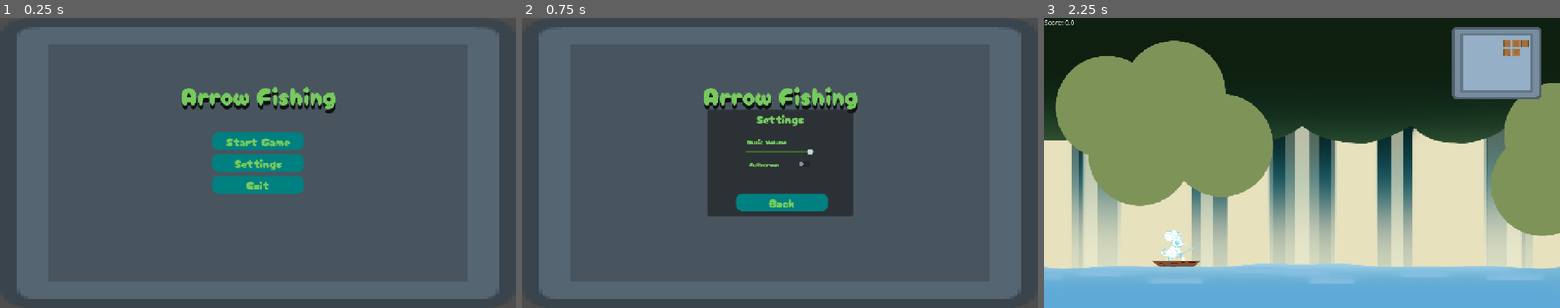
Above: before the commit, frames 1-3 (left to right).
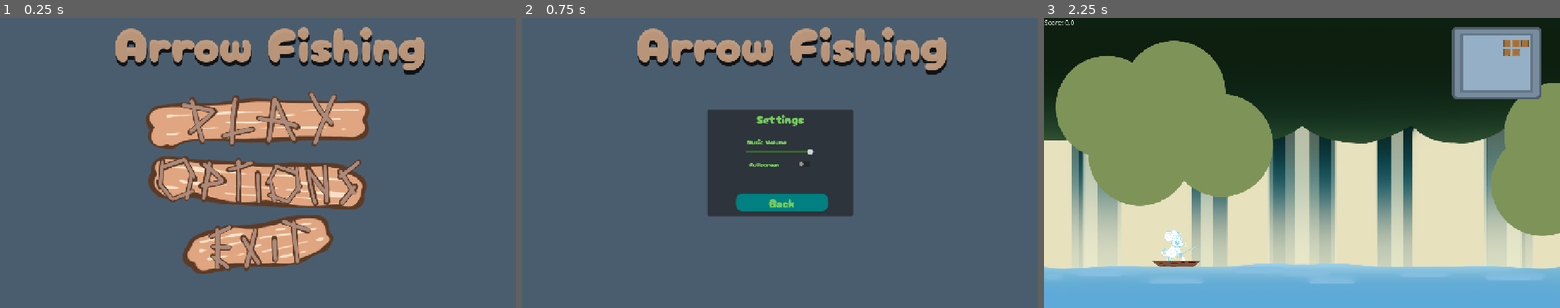
Above: after the commit, the same moments.

Repository: Meoah/Team-Awesome
Game: Godot game, scene res://scenes/game/main_menu.tscn
Two runs of this game, one before a commit and one after it. Both use one fixed random seed, a clock stepped at 60 frames per second and the inputs below.
Inputs (mouse positions are in pixels of both pictures, inside the frame that each line leads up to; where the layout moved, square brackets give the same spot in the first picture):
- Up to frame 1 (0.25 s): no input
- Up to frame 2 (0.75 s): click (780, 183) [780, 163] at 0.5 s
- Up to frame 3 (2.25 s): click "Back" at 1.25 s; click (1302, 122) [1302, 139] at 2 s

The runs differ from the first frame. In frame 1, 35% of the frame differs, in the area x 0-100%, y 0-100%; in frame 2, 18%; in frame 3, nothing differs.

Commit message:
Changed main menu layout
Changed menu buttons to texture buttons and added images.
Changed background(temporary) to match buttons.

Diff:
--- a/scenes/game/main_menu.tscn
+++ b/scenes/game/main_menu.tscn
@@ -1,15 +1,16 @@
-[gd_scene load_steps=14 format=3 uid="uid://bs6fqe1euvjxa"]
+[gd_scene load_steps=16 format=3 uid="uid://bs6fqe1euvjxa"]
 
 [ext_resource type="Script" uid="uid://c5uuc65y6jov" path="res://scripts/game/main_menu.gd" id="1_fpthd"]
-[ext_resource type="Texture2D" uid="uid://mrwdcjhpn1jb" path="res://assets/textures/ui/panel_grey_dark.png" id="2_bto60"]
 [ext_resource type="FontFile" uid="uid://ciwjf56aydm2a" path="res://assets/fonts/CherryBombOne-Regular.ttf" id="3_16onh"]
+[ext_resource type="Texture2D" uid="uid://dylf5rrqe6bh1" path="res://assets/textures/ui/Options_Button.png" id="4_6hh85"]
+[ext_resource type="Texture2D" uid="uid://v6txl6dvukk5" path="res://assets/textures/ui/Play_Button.png" id="4_bto60"]
 [ext_resource type="AudioStream" uid="uid://d0uy7uecr3cvv" path="res://assets/audio/bgm/1-01 Introduction.mp3" id="4_fpthd"]
+[ext_resource type="Texture2D" uid="uid://dxgpb3qp4tll" path="res://assets/textures/ui/Exit_Button.png" id="5_1f7y1"]
 [ext_resource type="Script" uid="uid://c2kycjhjsowfw" path="res://scripts/ui/audio_volume.gd" id="5_df05h"]
 [ext_resource type="Script" uid="uid://bubl3cxipu10w" path="res://scripts/ui/fullscreen_control.gd" id="6_8um5k"]
 
-[sub_resource type="StyleBoxTexture" id="StyleBoxTexture_e6quo"]
-texture = ExtResource("2_bto60")
-modulate_color = Color(0.7162962, 0.7162962, 0.7162962, 1)
+[sub_resource type="StyleBoxFlat" id="StyleBoxFlat_16onh"]
+bg_color = Color(0.2901961, 0.3647059, 0.43137255, 1)
 
 [sub_resource type="StyleBoxFlat" id="StyleBoxFlat_kenku"]
 bg_color = Color(0, 0.5019608, 0.5019608, 1)
@@ -62,7 +63,7 @@
 anchor_bottom = 1.0
 grow_horizontal = 2
 grow_vertical = 2
-theme_override_styles/panel = SubResource("StyleBoxTexture_e6quo")
+theme_override_styles/panel = SubResource("StyleBoxFlat_16onh")
 
 [node name="MainButtons" type="VBoxContainer" parent="."]
 layout_mode = 1
@@ -71,75 +72,50 @@
 anchor_top = 0.5
 anchor_right = 0.5
 anchor_bottom = 0.5
-offset_left = -114.25
-offset_top = -76.0
-offset_right = 114.25
-offset_bottom = 76.0
+offset_left = -330.0
+offset_top = -178.0
+offset_right = 330.0
+offset_bottom = 278.0
 grow_horizontal = 2
 grow_vertical = 2
 theme_override_constants/separation = 10
 
-[node name="StartButton" type="Button" parent="MainButtons"]
-layout_mode = 2
-theme_override_colors/font_color = Color(0.46247053, 0.792735, 0.36279032, 1)
-theme_override_colors/font_pressed_color = Color(0.4627451, 0.7921569, 0.3647059, 1)
-theme_override_colors/font_hover_color = Color(0.4627451, 0.7921569, 0.3647059, 1)
-theme_override_colors/font_outline_color = Color(0, 0, 0, 1)
-theme_override_fonts/font = ExtResource("3_16onh")
-theme_override_font_sizes/font_size = 30
-theme_override_styles/normal = SubResource("StyleBoxFlat_kenku")
-theme_override_styles/pressed = SubResource("StyleBoxFlat_e6quo")
-theme_override_styles/hover = SubResource("StyleBoxFlat_onc8m")
-theme_override_styles/focus = SubResource("StyleBoxEmpty_onc8m")
-text = "Start Game
-"
-
-[node name="SettingsButton" type="Button" parent="MainButtons"]
-layout_mode = 2
-theme_override_colors/font_color = Color(0.46247053, 0.792735, 0.36279032, 1)
-theme_override_colors/font_pressed_color = Color(0.4627451, 0.7921569, 0.3647059, 1)
-theme_override_colors/font_hover_color = Color(0.4627451, 0.7921569, 0.3647059, 1)
-theme_override_fonts/font = ExtResource("3_16onh")
-theme_override_font_sizes/font_size = 30
-theme_override_styles/normal = SubResource("StyleBoxFlat_kenku")
-theme_override_styles/pressed = SubResource("StyleBoxFlat_e6quo")
-theme_override_styles/hover = SubResource("StyleBoxFlat_onc8m")
-theme_override_styles/focus = SubResource("StyleBoxEmpty_onc8m")
-text = "Settings
-"
-
-[node name="ExitButton" type="Button" parent="MainButtons"]
-layout_mode = 2
-theme_override_colors/font_color = Color(0.46247053, 0.792735, 0.36279032, 1)
-theme_override_colors/font_pressed_color = Color(0.4627451, 0.7921569, 0.3647059, 1)
-theme_override_colors/font_hover_color = Color(0.4627451, 0.7921569, 0.3647059, 1)
-theme_override_fonts/font = ExtResource("3_16onh")
-theme_override_font_sizes/font_size = 30
-theme_override_styles/normal = SubResource("StyleBoxFlat_kenku")
-theme_override_styles/pressed = SubResource("StyleBoxFlat_e6quo")
-theme_override_styles/hover = SubResource("StyleBoxFlat_onc8m")
-theme_override_styles/focus = SubResource("StyleBoxEmpty_onc8m")
-text = "Exit
-"
+[node name="PlayButton" type="TextureButton" parent="MainButtons"]
+custom_minimum_size = Vector2(300, 150)
+layout_mode = 2
+size_flags_horizontal = 4
+texture_normal = ExtResource("4_bto60")
+
+[node name="OptionsButton" type="TextureButton" parent="MainButtons"]
+layout_mode = 2
+size_flags_horizontal = 4
+size_flags_vertical = 8
+texture_normal = ExtResource("4_6hh85")
+
+[node name="ExitButton" type="TextureButton" parent="MainButtons"]
+layout_mode = 2
+size_flags_horizontal = 4
+size_flags_vertical = 8
+texture_normal = ExtResource("5_1f7y1")
 
 [node name="Label" type="Label" parent="."]
 layout_mode = 1
-anchors_preset = -1
-anchor_left = 0.514
-anchor_top = 0.446
-anchor_right = 0.514
-anchor_bottom = 0.446
-offset_left = -209.62799
-offset_top = -175.008
-offset_right = 177.37201
-offset_bottom = 124.492004
-grow_horizontal = 2
-grow_vertical = 2
-theme_override_colors/font_color = Color(0.4627451, 0.7921569, 0.3647059, 1)
+anchors_preset = 8
+anchor_left = 0.5
+anchor_top = 0.5
+anchor_right = 0.5
+anchor_bottom = 0.5
+offset_left = -357.0
+offset_top = -390.0
+offset_right = 440.0
+offset_bottom = 281.653
+grow_horizontal = 2
+grow_vertical = 2
+theme_override_colors/font_color = Color(0.79018086, 0.6306613, 0.51011544, 0.90588236)
 theme_override_colors/font_shadow_color = Color(0.0105956, 0.0105956, 0.0105956, 0.5764706)
 theme_override_constants/shadow_offset_y = 10
 theme_override_fonts/font = ExtResource("3_16onh")
-theme_override_font_sizes/font_size = 60
+theme_override_font_sizes/font_size = 120
 text = "Arrow Fishing
 "
 
@@ -238,8 +214,8 @@
 text = "Fullscreen"
 script = ExtResource("6_8um5k")
 
-[connection signal="pressed" from="MainButtons/StartButton" to="." method="_on_start_pressed"]
-[connection signal="pressed" from="MainButtons/SettingsButton" to="." method="_on_settings_pressed"]
+[connection signal="pressed" from="MainButtons/PlayButton" to="." method="_on_start_pressed"]
+[connection signal="pressed" from="MainButtons/OptionsButton" to="." method="_on_settings_pressed"]
 [connection signal="pressed" from="MainButtons/ExitButton" to="." method="_on_exit_pressed"]
 [connection signal="pressed" from="Settings/BackButton" to="." method="_on_backbutton_pressed"]
 [connection signal="value_changed" from="Settings/VBoxContainer/AudioControl" to="Settings/VBoxContainer/AudioControl" method="_on_value_changed"]
Binary file added: assets/textures/ui/Exit_Button.png
Binary file added: assets/textures/ui/Options_Button.png
Binary file added: assets/textures/ui/Play_Button.png
